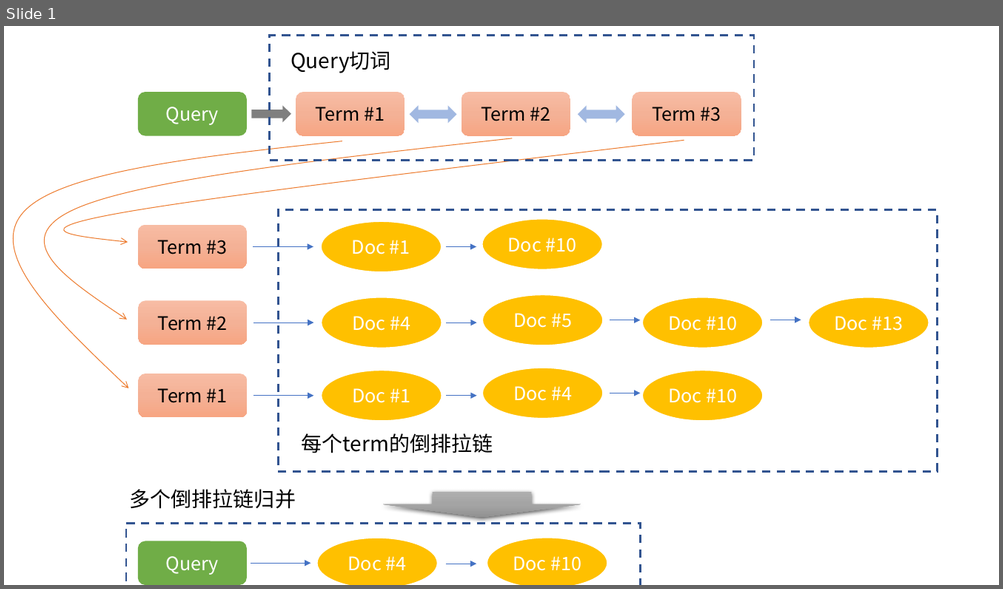
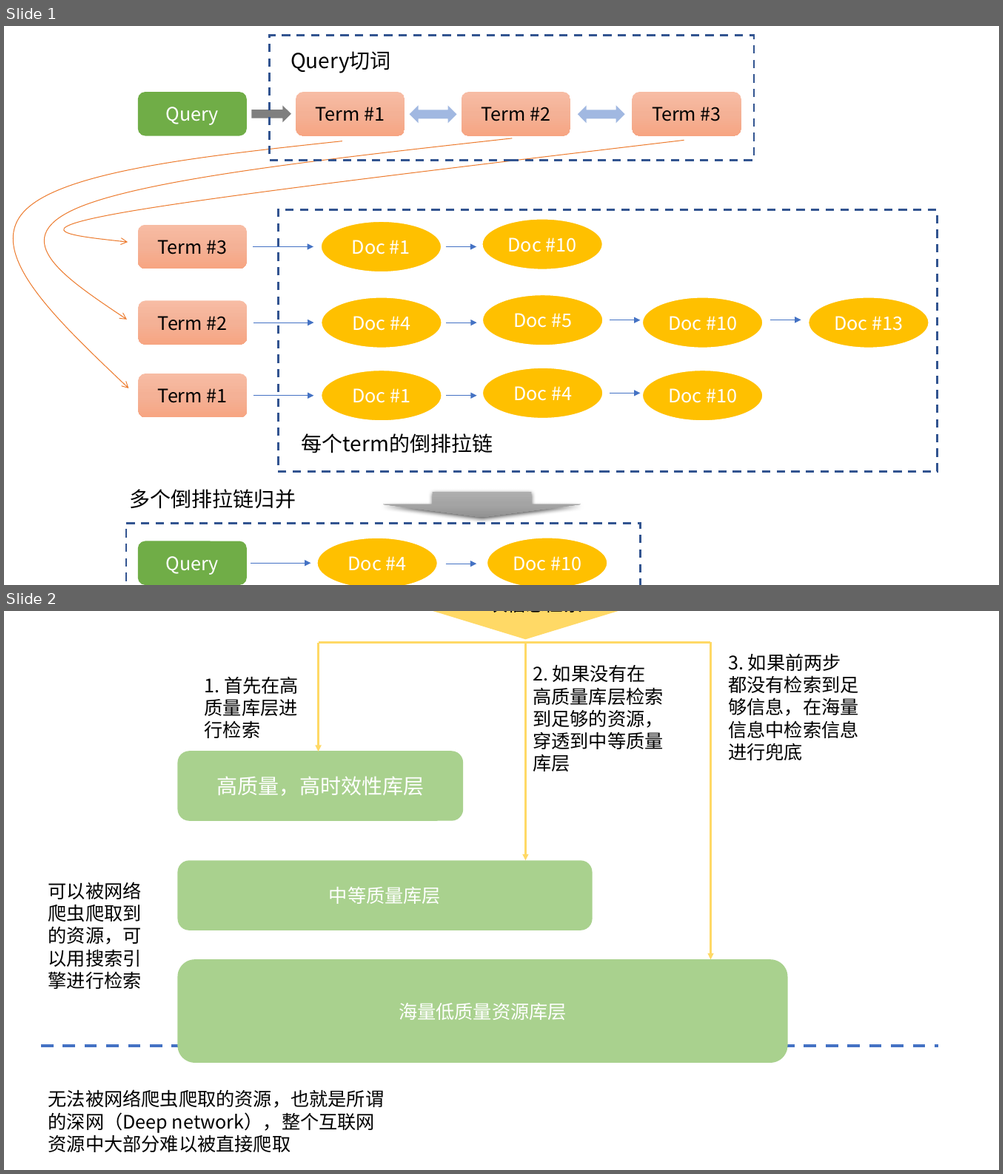
Before and after one commit to FesianXu/AI_Blog, a slide deck: 搜索推荐广告/检索系统/信息检索系统前言/素材.pptx. Shown one above the other, each under a label of ours: slide 1 before the commit, slides 1 and 2 after it. The pictures are 1003x589 and 1003x1174 pixels, drawn with LibreOffice and Linux fonts; fonts in the diff are those of the drawing. Boxes give left, top, right and bottom in pixels: in the first picture for what was removed or moved away, otherwise in the second. Text is boxed around its words. In the diff, an @@ line names an element or a change of style, - is before the commit and + after.

```diff
--- a/搜索推荐广告/检索系统/信息检索系统前言/素材.pptx
+++ b/搜索推荐广告/检索系统/信息检索系统前言/素材.pptx
@@ slide 2 added at <box>4,611,999,1170</box>, background #FFFFFF @@
@@ group added at <box>40,611,938,1153</box>: 6 texts, 3 rounded rectangles, 3 arrows, 2 lines, 1 down arrow @@
+高质量，高时效性库层
+中等质量库层
+海量低质量资源库层
+可以被网络爬虫爬取到的资源，可以用搜索引擎进行检索
+无法被网络爬虫爬取的资源，也就是所谓的深网（Deep network），整个互联网资源中大部分难以被直接爬取
+一次信息检索
+1. 首先在高质量库层进行检索
+2. 如果没有在高质量库层检索到足够的资源，穿透到中等质量库层
+3. 如果前两步都没有检索到足够信息，在海量信息中检索信息进行兜底
```
Also in this commit, not shown: 1 slide removed, 3 other files.
